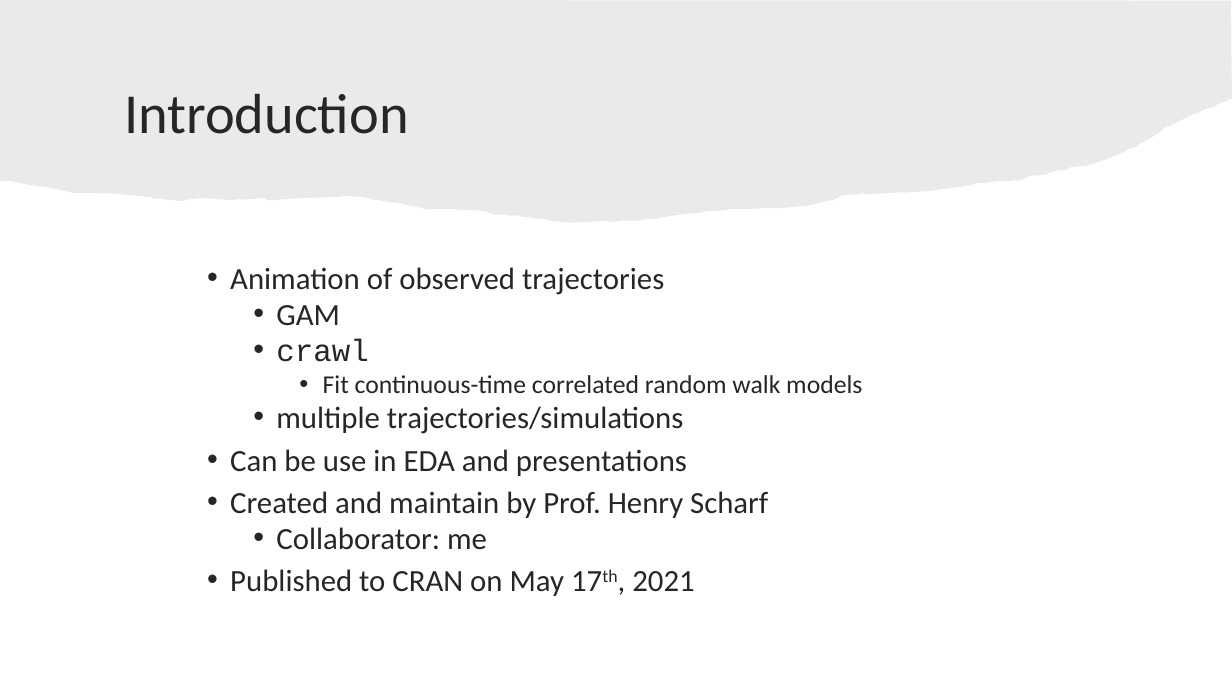
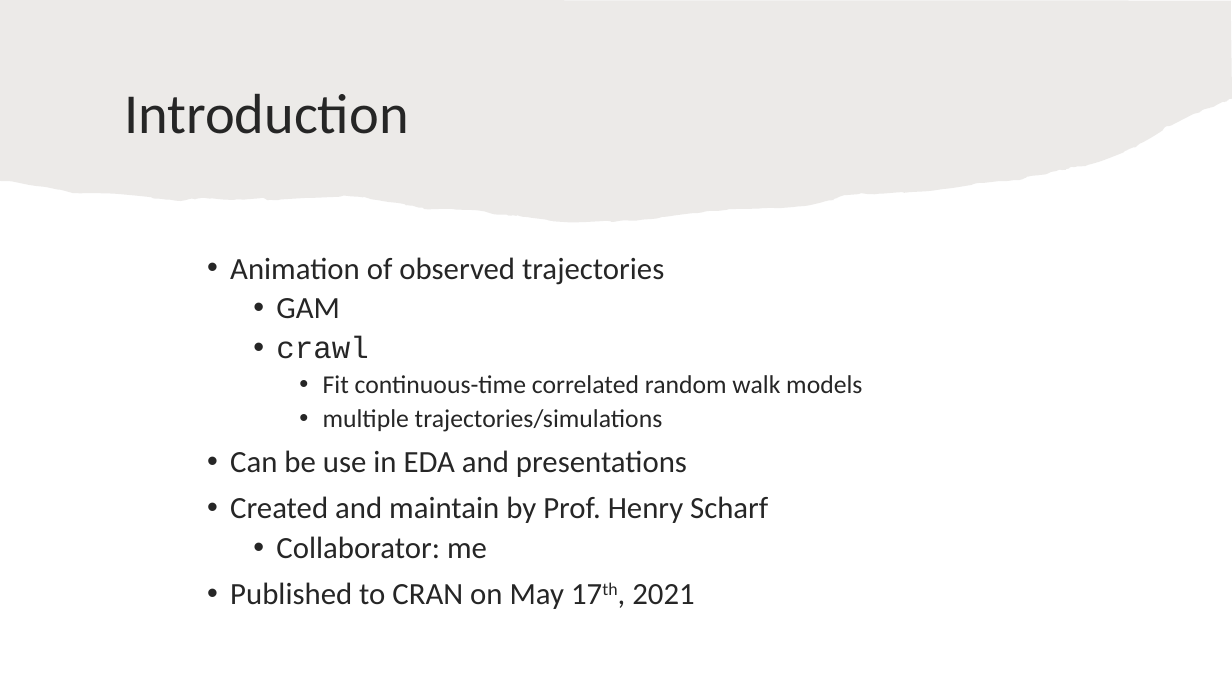
Before and after one commit to dinhkristine/animal-movement-lab, a slide deck: slide 2 of presentation/anipaths presentation.pptx (slide 3 before the commit). Drawn at 1232x693 pixels with LibreOffice and Linux fonts; fonts in the diff are those of the drawing. Boxes give left, top, right and bottom in pixels: in the first picture for what was removed or moved away, otherwise in the second. Text is boxed around its words. In the diff, an @@ line names an element or a change of style, - is before the commit and + after.

```diff
--- a/presentation/anipaths presentation.pptx
+++ b/presentation/anipaths presentation.pptx
@@ text "Animation of observed trajectories" at (x1=230, y1=257, x2=862, y2=609): size 24 to 20 pt in "multiple trajectories/simulations"; line spacing 0.8 to 0.9; list level 2 to 3 in "multiple trajectories/simulations" @@
```
Also in this commit, not shown: 2 other slides changed, 1 slide removed.
